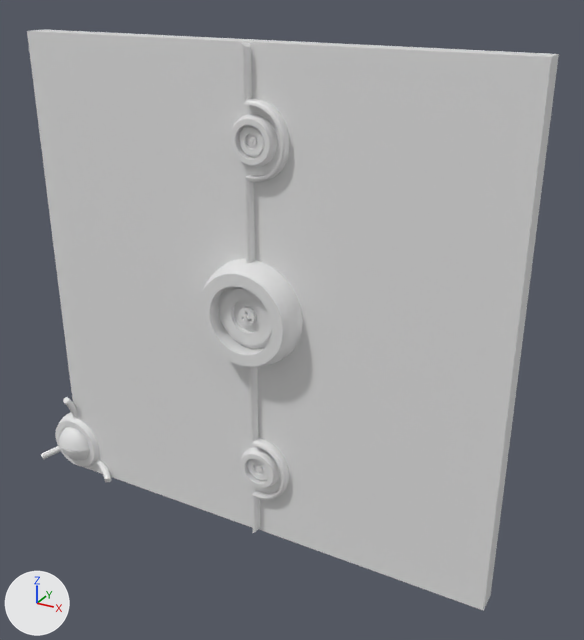
Two versions of the Blender file CosmicDoorCombined.blend, one commit apart.
Camera for both pictures: a 50 mm camera at (5.01, -4.94, 4.47) aimed at (2.23, 0.12, 1.94). Lighting does not change. The marker at lower left points along +X, +Y and +Z.

The first picture shows 'Cylinder.001', 'Cylinder.005', 'Cylinder.006', 'Cylinder.007', 'Cylinder.008', 'Eyelids', 'Handle', 'Handle.001', 'Handle.002', 'Housing', 'LeftDoor', 'RightDoor', 'SmallLock', 'SmallLock.002', 'TurningHousing'.
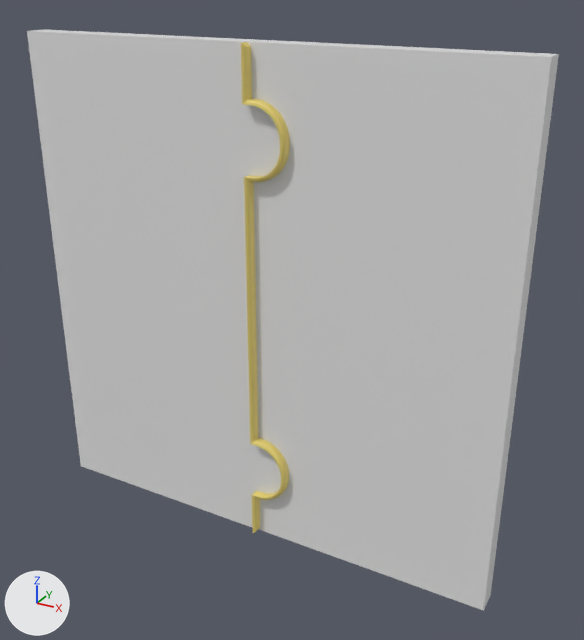
Boxes [x1, y1, x2, y2] around the edits, measured in the pictures (584 x 640 px):
'Housing', hidden: before [199, 259, 303, 367]
'SmallLock.002', hidden: before [230, 114, 278, 167]
'Cylinder.007', hidden: before [221, 287, 272, 345]
'SmallLock', hidden: before [240, 448, 280, 488]
'TurningHousing', hidden: before [55, 412, 99, 467]
'Eyelids', hidden: before [59, 427, 90, 460]
'Cylinder.005', hidden: before [240, 127, 264, 156]
'Cylinder.006', hidden: before [238, 307, 257, 326]
'Cylinder.001', hidden: before [248, 459, 269, 480]
'Handle.001', hidden: before [96, 459, 111, 482]
'Handle', hidden: before [63, 397, 77, 419]
'Handle.002', hidden: before [41, 446, 61, 459]
'Cylinder.008', hidden: before [256, 465, 263, 472]
part 1 of me_cube_001, recoloured (white to yellow): [251, 438, 289, 533] in both
part 2 of me_cube_001, recoloured (white to yellow): [241, 42, 290, 182] in both
part 3 of me_cube_001, recoloured (white to yellow): [244, 178, 259, 444] in both

What changed in the scene script:
```text
Add mat_doorrim:
    mat_doorrim = principled_material('DoorRim')
    mat_doorrim.base_color = (0.8, 0.646, 0.164)  # yellow #e7d271
Change me_cube_001:
    where me_cube_001.from_pydata(...)  # 420 vertices, 376 faces; spans x 0.0..2.0, y -0.09..0.17, z 0.0..4.0
    used by ob_rightdoor; location = (3.998, -0.004, 0.0); rotation_euler = (0.0, 0.0, 3.138), in degrees (0, 0, 180)
    me_cube_001 part 1: all 179 faces centred in x 1.68..2.0, y -0.06..0.17, z 0.02..0.93 switch from mat_material (white #e7e7e7) to mat_doorrim (yellow #e7d271)
    me_cube_001 part 2: all 179 faces centred in x 1.67..2.0, y -0.06..0.17, z 3.07..3.99 switch from mat_material (white #e7e7e7) to mat_doorrim (yellow #e7d271)
    me_cube_001 part 3: all 8 faces centred in x 1.97..2.0, y -0.06..0.17, z 2.0 switch from mat_material (white #e7e7e7) to mat_doorrim (yellow #e7d271)
Change ob_cylinder_001:
    add ob_cylinder_001.hide_set(True)  # its collection is switched off
Change ob_smalllock:
    add ob_smalllock.hide_set(True)  # its collection is switched off
Change ob_cylinder_005:
    add ob_cylinder_005.hide_set(True)  # its collection is switched off
Change ob_smalllock_002:
    add ob_smalllock_002.hide_set(True)  # its collection is switched off
Change ob_cylinder_008:
    add ob_cylinder_008.hide_set(True)  # its collection is switched off
Change ob_cylinder_006:
    add ob_cylinder_006.hide_set(True)  # its collection is switched off
Change ob_cylinder_007:
    add ob_cylinder_007.hide_set(True)  # its collection is switched off
Change ob_housing:
    add ob_housing.hide_set(True)  # its collection is switched off
Change ob_handle:
    add ob_handle.hide_set(True)  # its collection is switched off
Change ob_turninghousing:
    add ob_turninghousing.hide_set(True)  # its collection is switched off
Change ob_eyelids:
    add ob_eyelids.hide_set(True)  # its collection is switched off
Change ob_handle_001:
    add ob_handle_001.hide_set(True)  # its collection is switched off
Change ob_handle_002:
    add ob_handle_002.hide_set(True)  # its collection is switched off
```
